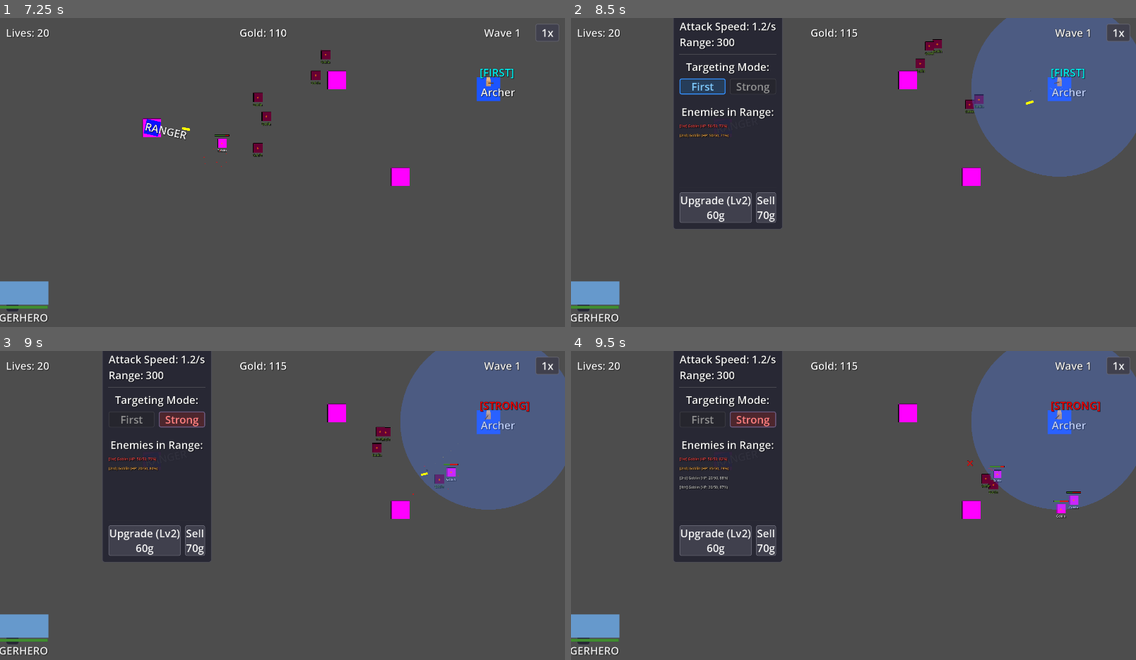
Above: before the commit, frames 1-4 (two rows, left to right).
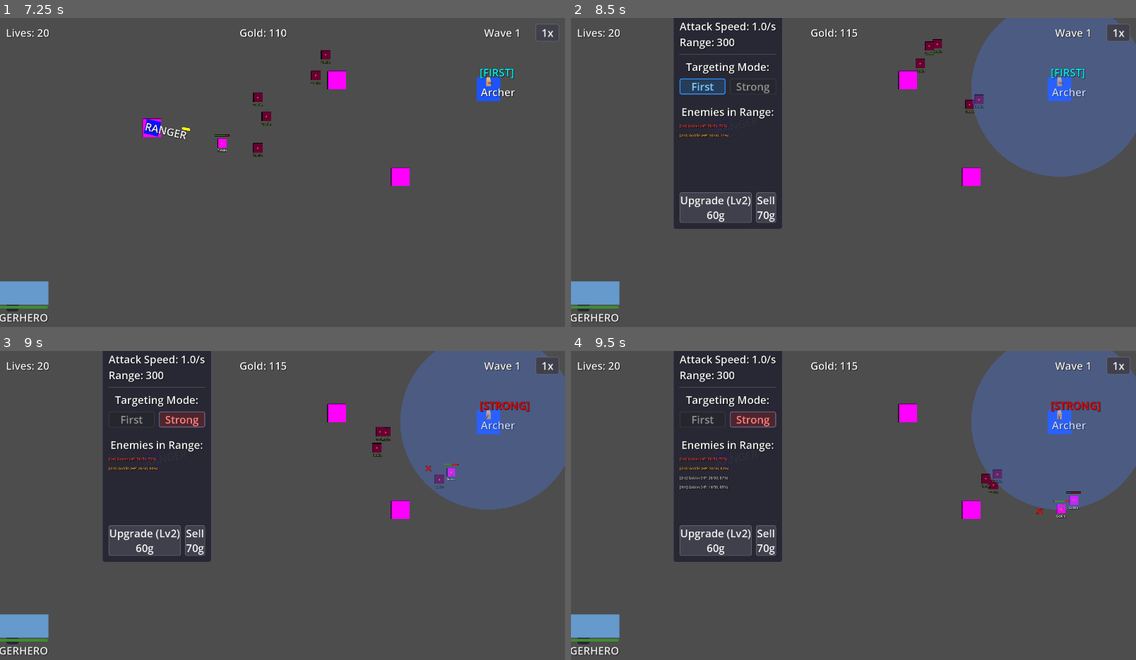
Above: after the commit, the same moments.

Repository: ookeooke/Test-1-Godot
Game: Godot game, scene res://scenes/levels/level_02.tscn
Two runs of this game, one before a commit and one after it. Both use one fixed random seed, a clock stepped at 60 frames per second and the inputs below. This scene is started directly instead of the project's main scene.
Inputs (mouse positions are in pixels of both pictures, inside the frame that each line leads up to):
- Up to frame 1 (7.25 s): click "1x" at 0.5 s; click "2x" at 1.25 s; click "4x" at 2 s; click (11, 302) at 2.75 s; tap Enter at 3.5 s; drag from (152, 126) to (339, 79) at 3.52 s; drag from (339, 79) to (152, 126) at 4.27 s; move the mouse to (401, 175) at 5.02 s; hold Right (ui_right) 5.03-5.75 s; tap 3 at 5.1 s; click (401, 175) at 5.17 s; drag from (485, 89) to (339, 79) at 5.77 s; click "Archer Tower 100g" at 6.5 s
- Up to frame 2 (8.5 s): drag from (1056, 89) to (972, 175) at 7.27 s; click "First" at 8 s
- Up to frame 3 (9 s): click "Strong" at 8.75 s
- Up to frame 4 (9.5 s): no input

Frame 1 is identical in both runs. In frame 2, less than 0.1% of the frame differs, in the area x 33-88%, y 1-29%; in frame 3, less than 0.1%; in frame 4, 0.2%, in the area x 24-90%, y 1-54%.

Commit message:
Update archer_tower.gd

Diff:
--- a/scenes/towers/archer_tower.gd
+++ b/scenes/towers/archer_tower.gd
@@ -18,9 +18,9 @@
 	STRONG   # Highest current health
 }
 
-# TOWER STATS
-var damage = 15
-var attack_speed = 1.2  # Attacks per second
+# TOWER STATS (NERFED BASE - upgrades now MANDATORY for late waves!)
+var damage = 12  # Reduced from 15 (-20%) to force upgrades
+var attack_speed = 1.0  # Reduced from 1.2 (-16.7%) = 12 DPS base
 var range_radius = 300  # Detection range
 var targeting_mode = TargetingMode.FIRST  # Default targeting mode
 var build_cost = 100  # Cost to build this tower (for sell calculation)
